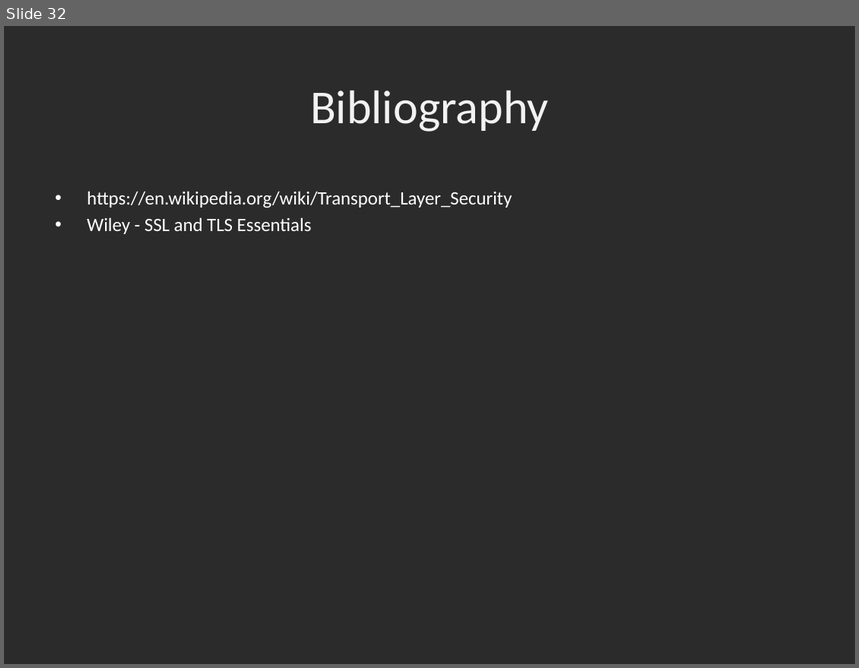
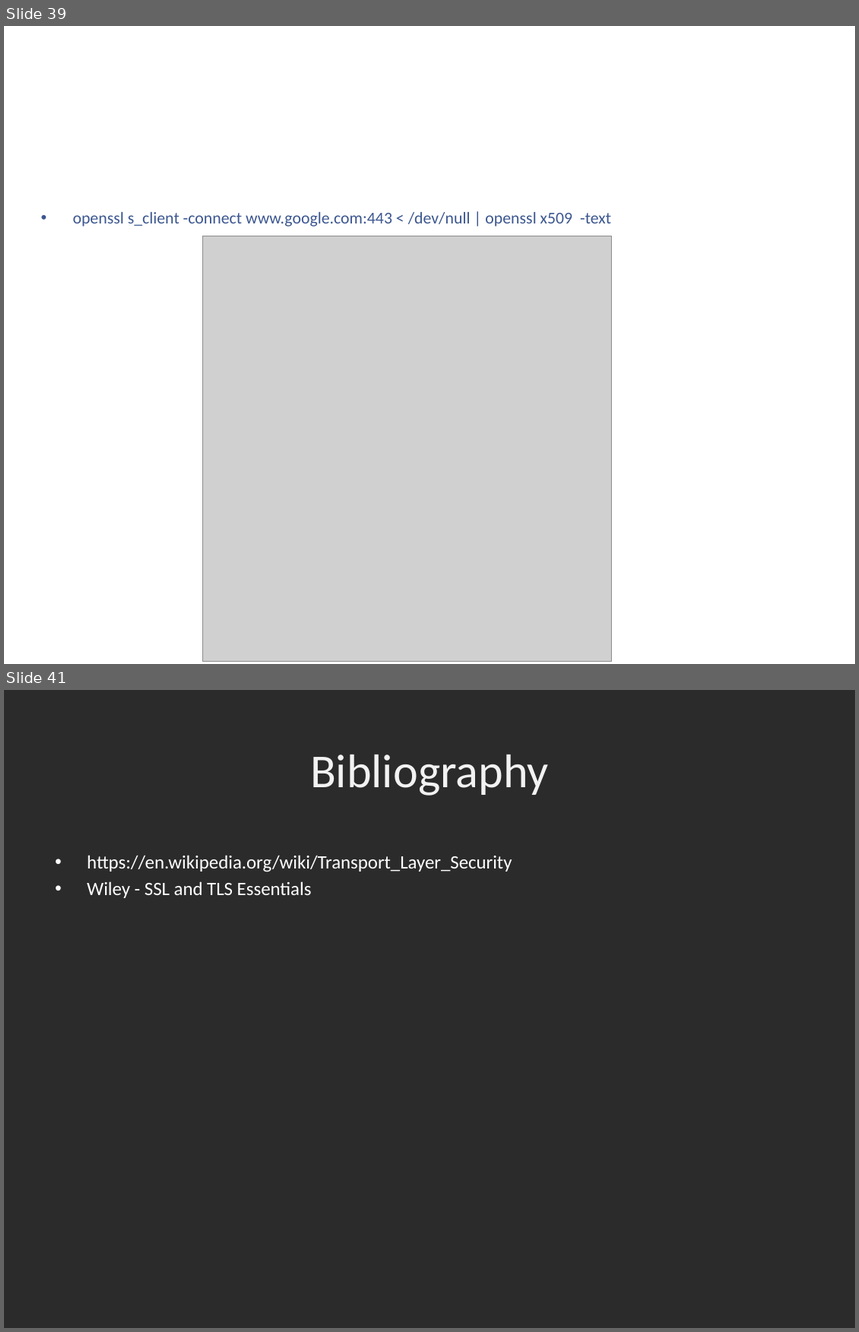
Before and after one commit to kenshincommon/ppts, a slide deck: Presentations/TLS/TLS.pptx. Shown one above the other, each under a label of ours: slide 32 before the commit, slides 39 and 41 after it; the slides between them are not shown. The pictures are 859x668 and 859x1332 pixels, drawn with LibreOffice and Linux fonts; fonts in the diff are those of the drawing; grey boxes stand for pictures; background and template pictures are left out; a plain dark background stands for a picture behind light text. Boxes give left, top, right and bottom in pixels: in the first picture for what was removed or moved away, otherwise in the second. Text is boxed around its words. In the diff, an @@ line names an element or a change of style, - is before the commit and + after.

```diff
--- a/Presentations/TLS/TLS.pptx
+++ b/Presentations/TLS/TLS.pptx
@@ slide 39 added at (x1=4, y1=26, x2=855, y2=664), background picture (left out) @@
@@ title added at (x1=47, y1=52, x2=813, y2=158), 44 pt, text #FFFFFF @@
+OpenSSL
@@ text added at (x1=73, y1=212, x2=611, y2=227), 14 pt, text #3C5790 @@
+• openssl s_client -connect www.google.com:443 < /dev/null | openssl x509 -text
@@ picture added at (x1=202, y1=237, x2=612, y2=662) @@
@@ what was slide 32 is now slide 41 @@
```
Also in this commit, not shown: 9 slides changed, 8 other slides added, 3 other files.
